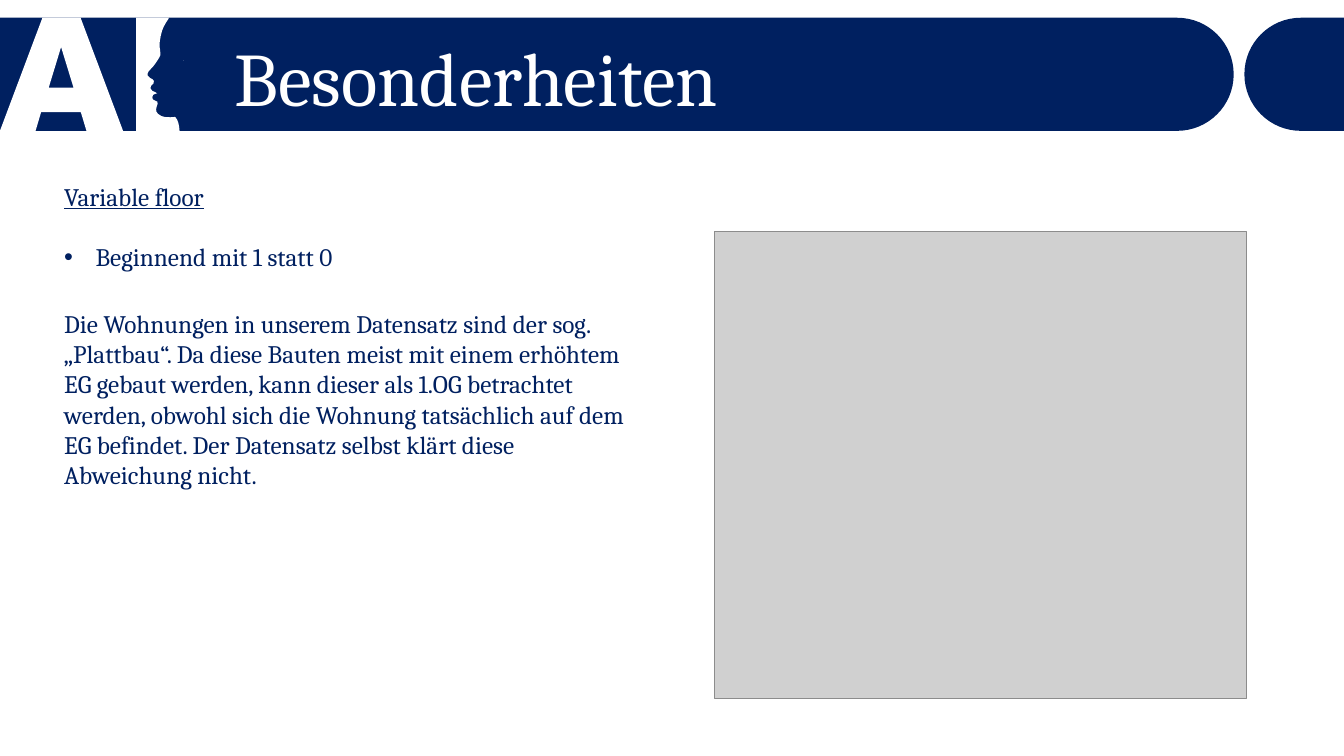
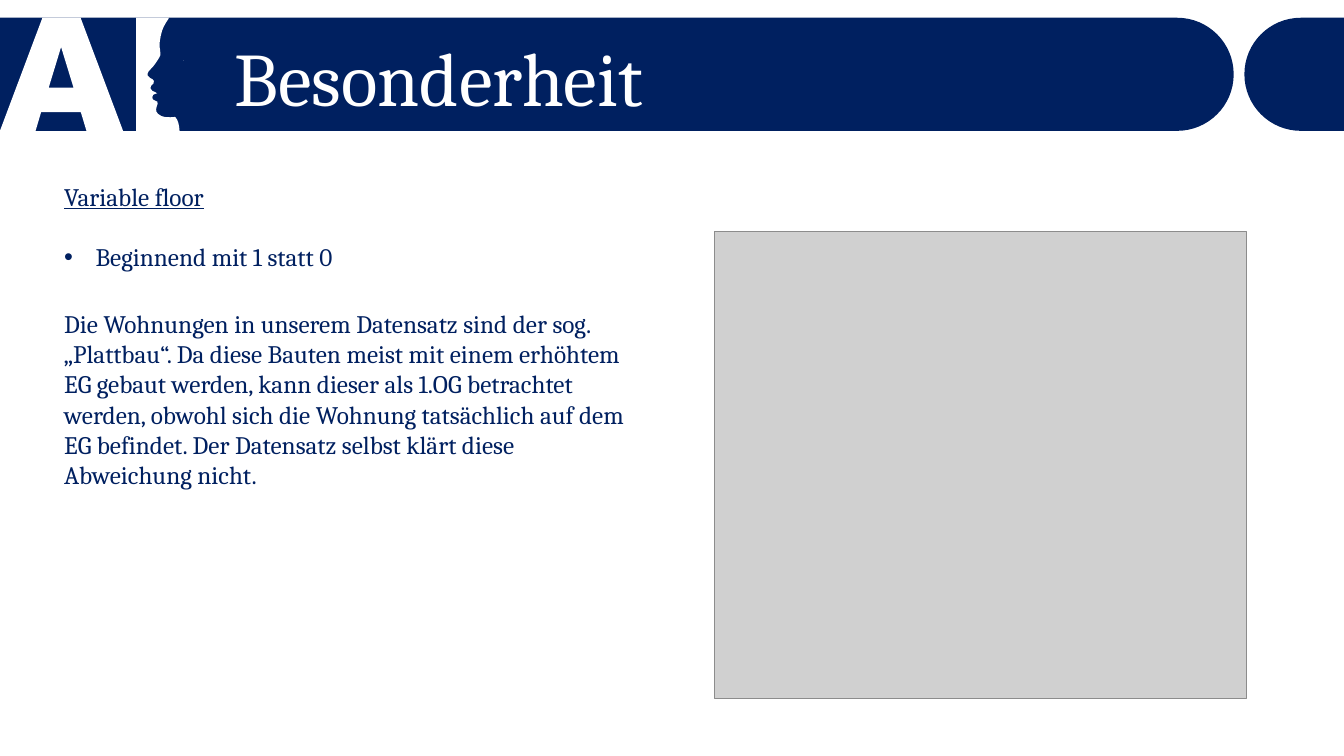
Before and after one commit to Dewin154/Projekt_Bauer, a slide deck: slide 7 of Mietspiegel_in_Polen.pptx. Drawn at 1344x756 pixels with LibreOffice and Linux fonts; fonts in the diff are those of the drawing; grey boxes stand for pictures. Boxes give left, top, right and bottom in pixels: in the first picture for what was removed or moved away, otherwise in the second. Text is boxed around its words. In the diff, an @@ line names an element or a change of style, - is before the commit and + after.

```diff
--- a/Mietspiegel_in_Polen.pptx
+++ b/Mietspiegel_in_Polen.pptx
@@ text at [235,53,643,107]: text changed @@
-Besonderheiten
+Besonderheit
```
Also in this commit, not shown: 2 other slides changed, 1 slide added.
